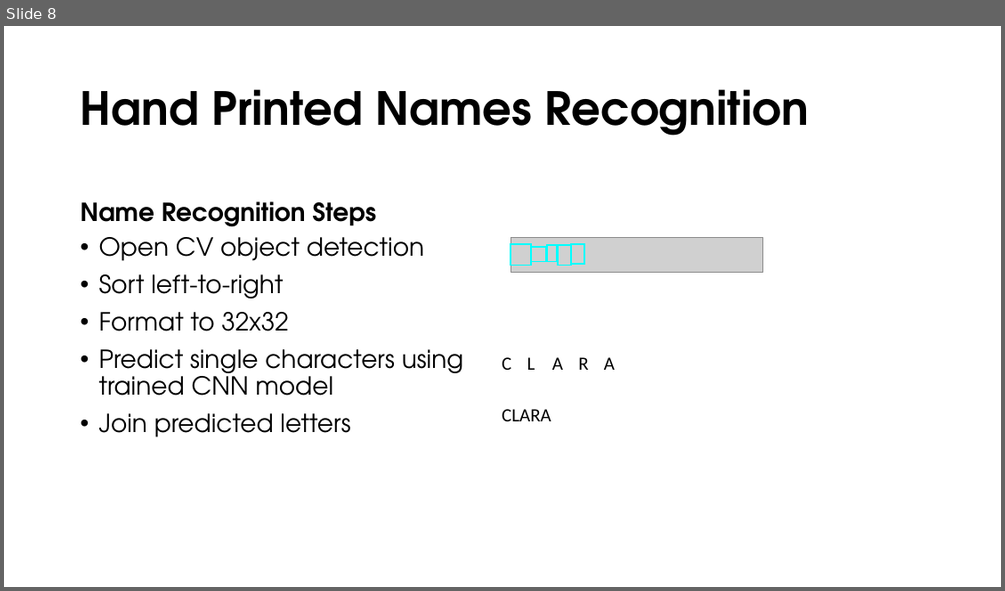
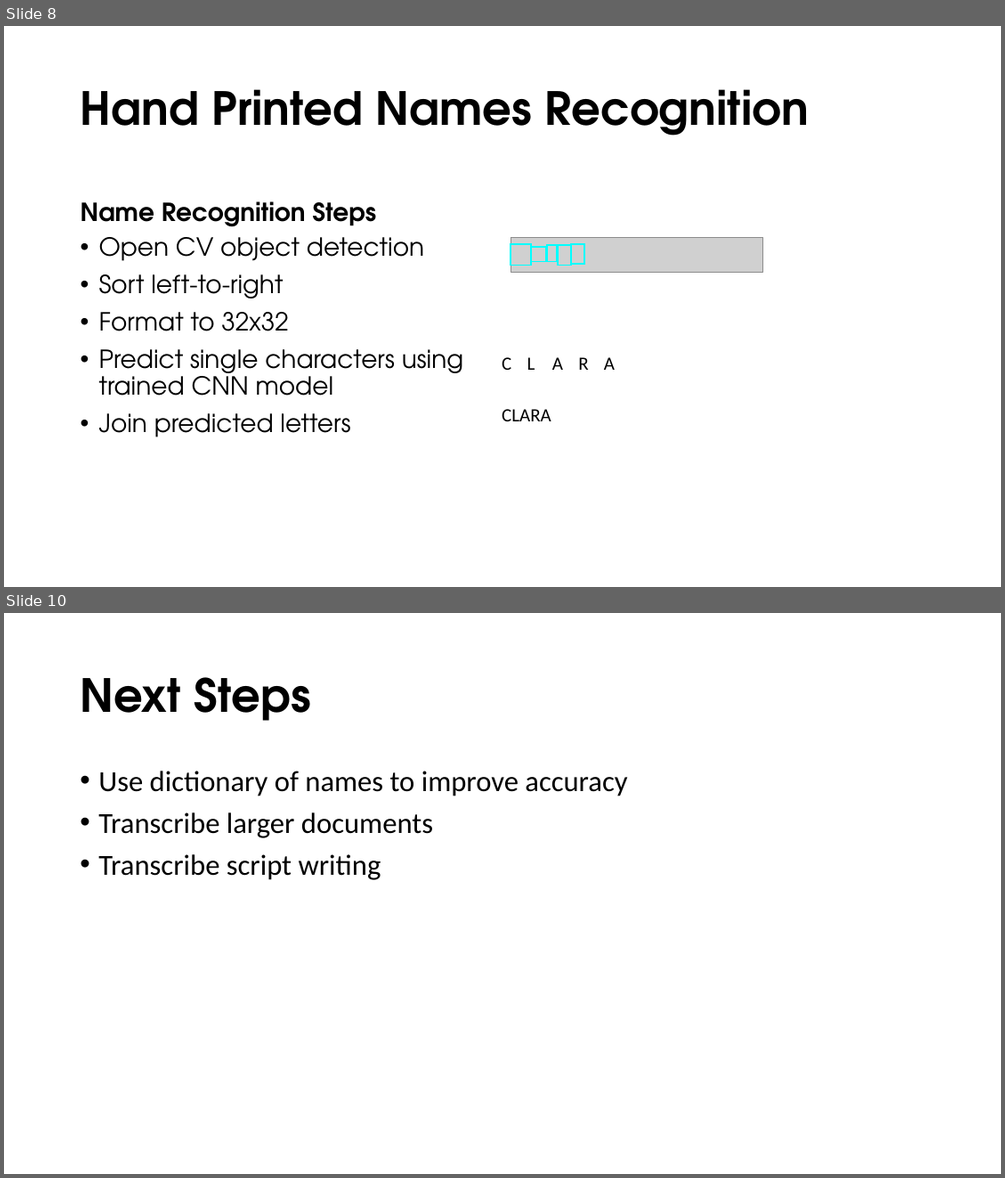
Before and after one commit to edejesus196/handwritten_names_recognition, a slide deck: presentation/MVP presentation.pptx. Shown one above the other, each under a label of ours: slide 8 before the commit, slides 8 and 10 after it; the slides between them are not shown. The pictures are 1005x591 and 1005x1178 pixels, drawn with LibreOffice and Linux fonts; fonts in the diff are those of the drawing; grey boxes stand for pictures. Boxes give left, top, right and bottom in pixels: in the first picture for what was removed or moved away, otherwise in the second. Text is boxed around its words. In the diff, an @@ line names an element or a change of style, - is before the commit and + after.

```diff
--- a/presentation/MVP presentation.pptx
+++ b/presentation/MVP presentation.pptx
@@ slide 10 added at (4,613,1001,1174), background #FFFFFF @@
@@ title added at (80,677,310,721), 44 pt, text #000000, bold @@
+Next Steps
@@ text added at (98,771,627,880), 28 pt, text #000000 @@
+• Use dictionary of names to improve accuracy
+• Transcribe larger documents
+• Transcribe script writing
```
Also in this commit, not shown: 2 slides changed, 3 other slides added, 1 slide removed.
